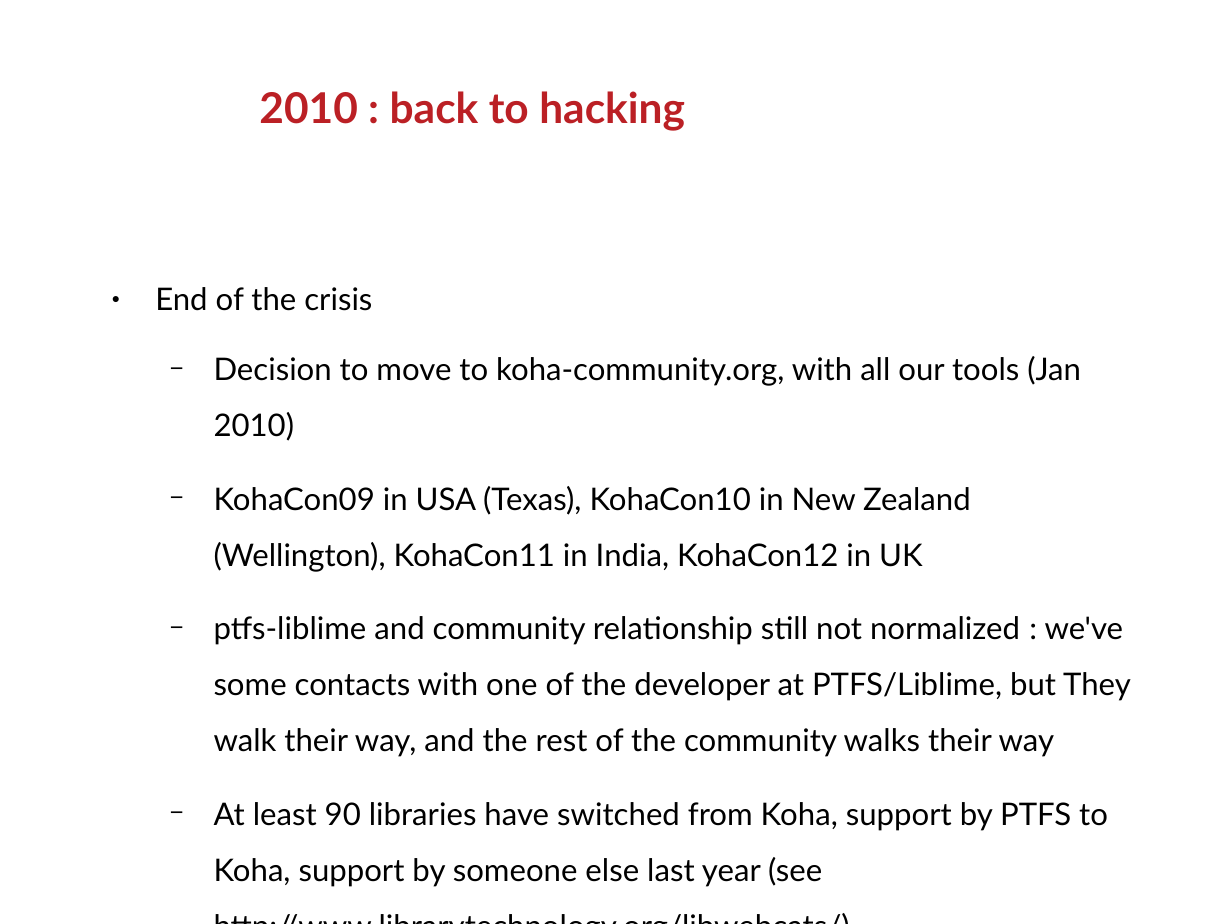
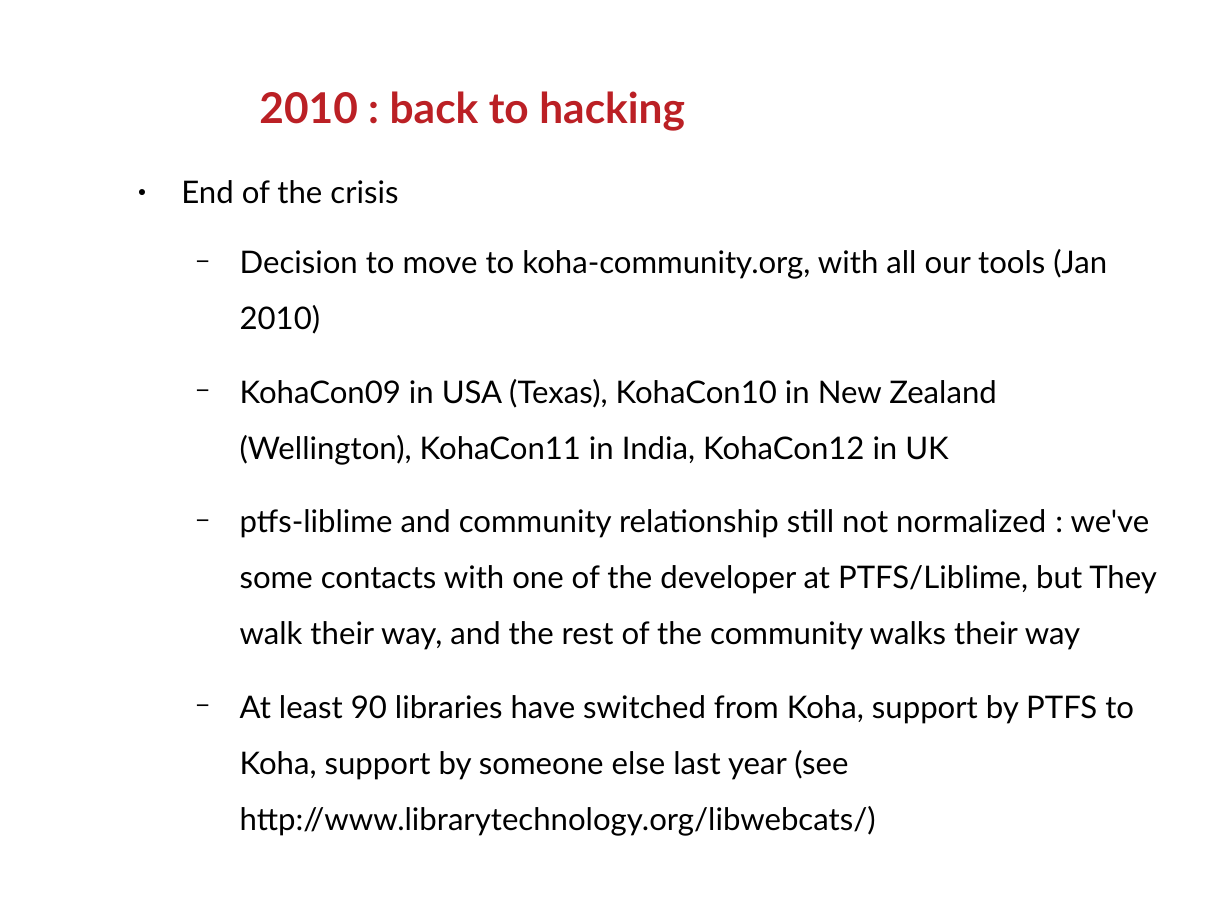
Before and after one commit to ranginui/presentation, a slide deck: slide 15 of melbourne_2016/history.odp. Drawn at 1232x924 pixels with LibreOffice and Linux fonts; fonts in the diff are those of the drawing; background and template pictures are left out. Boxes give left, top, right and bottom in pixels: in the first picture for what was removed or moved away, otherwise in the second. Text is boxed around its words. In the diff, an @@ line names an element or a change of style, - is before the commit and + after.

```diff
--- a/melbourne_2016/history.odp
+++ b/melbourne_2016/history.odp
@@ text "End of the crisis" rewrapped from (155, 287, 1131, 887) to (181, 180, 1157, 836) @@
```
Also in this commit, not shown: 5 other slides changed.
